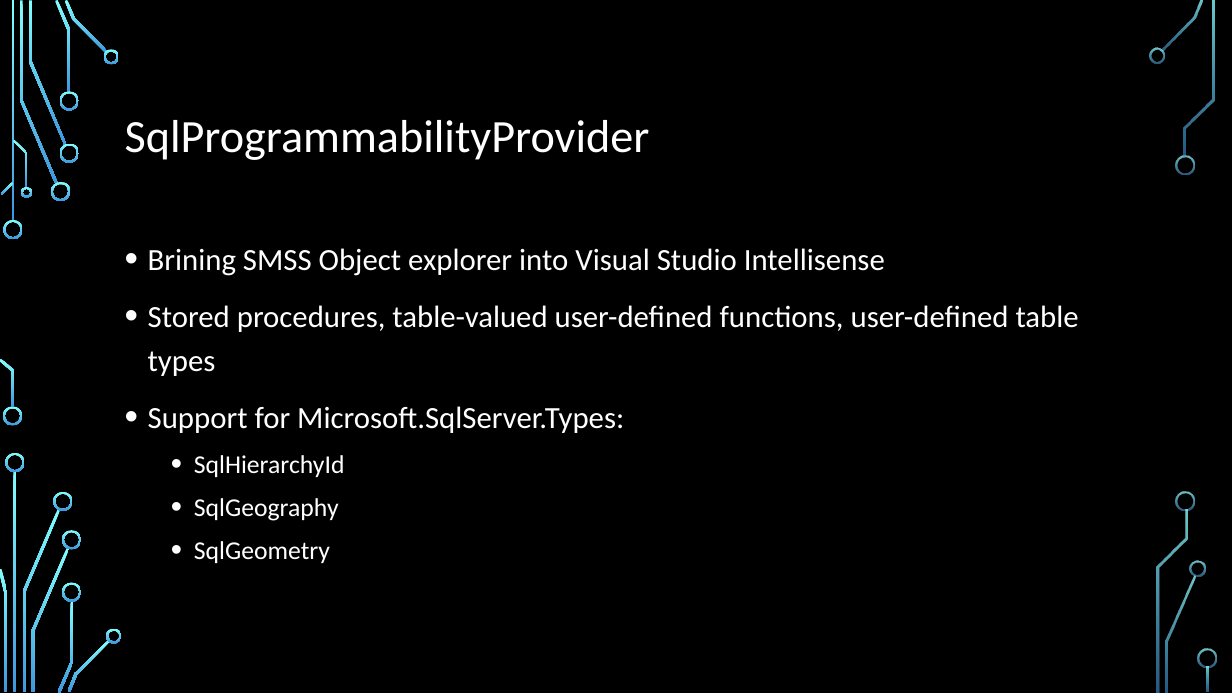
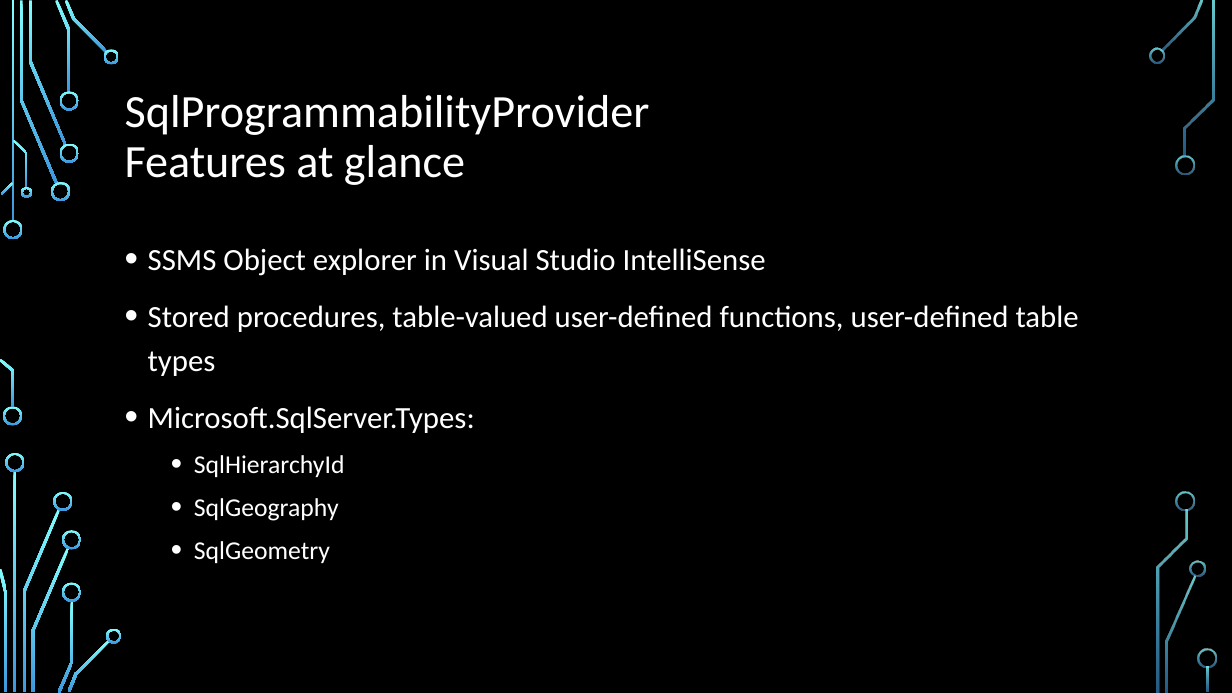
Before and after one commit to fsprojects/FSharp.Data.SqlClient, a slide deck: slide 10 of presentations/NYC F# UG. 2014-08-26.pptx (slide 9 before the commit). Drawn at 1232x693 pixels with LibreOffice and Linux fonts; fonts in the diff are those of the drawing; background and template pictures are left out. Boxes give left, top, right and bottom in pixels: in the first picture for what was removed or moved away, otherwise in the second. Text is boxed around its words. In the diff, an @@ line names an element or a change of style, - is before the commit and + after.

```diff
--- a/presentations/NYC F# UG. 2014-08-26.pptx
+++ b/presentations/NYC F# UG. 2014-08-26.pptx
@@ title at (x1=125, y1=95, x2=650, y2=185): text changed @@
-SqlProgrammabilityProvider
+SqlProgrammabilityProvider
+Features at glance
@@ text at (x1=148, y1=248, x2=766, y2=276): text changed @@
-• Brining SMSS Object explorer into Visual Studio Intellisense
+• SSMS Object explorer in Visual Studio IntelliSense
@@ text at (x1=148, y1=406, x2=475, y2=433): text changed @@
-• Support for Microsoft.SqlServer.Types:
+• Microsoft.SqlServer.Types:
```
Also in this commit, not shown: 1 other slide changed, 2 slides added, 1 slide removed, 4 other files.
